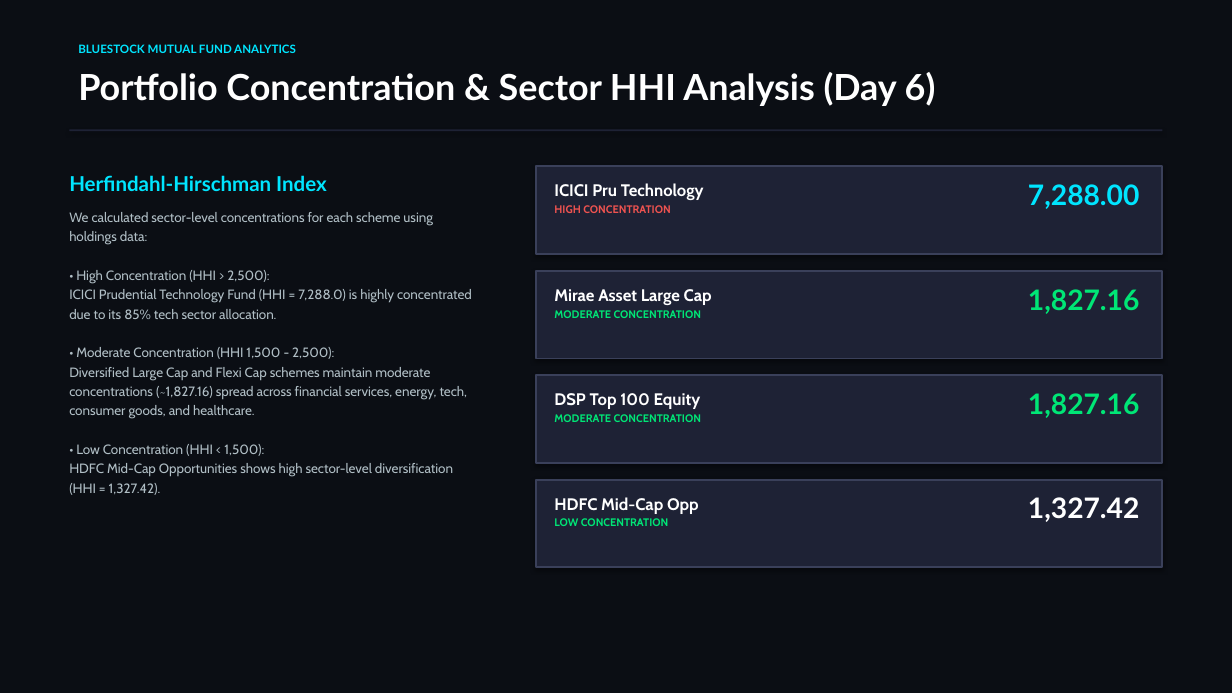
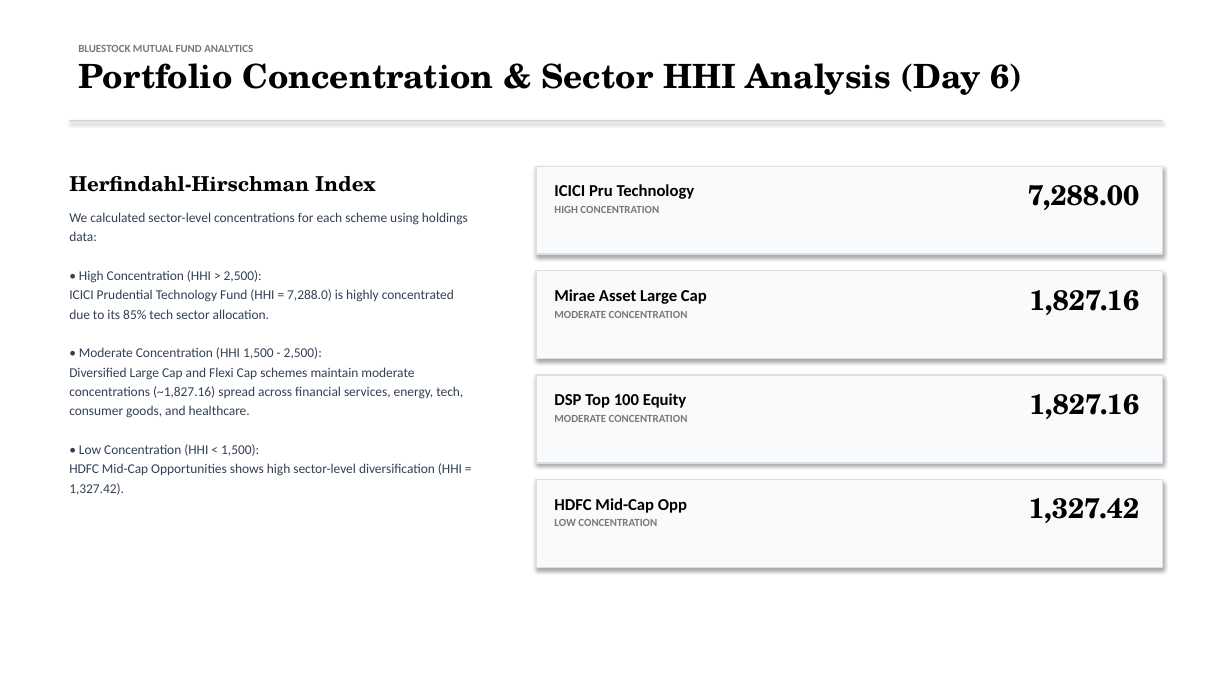
Before and after one commit to DHILEEPB/bluestock_mf_capstone, a slide deck: slide 8 of reports/Presentation.pptx. Drawn at 1232x693 pixels with LibreOffice and Linux fonts; fonts in the diff are those of the drawing. Boxes give left, top, right and bottom in pixels: in the first picture for what was removed or moved away, otherwise in the second. Text is boxed around its words. In the diff, an @@ line names an element or a change of style, - is before the commit and + after.

Commit message:
docs: restyle Presentation.pptx to match Urban Monochrome template style

```diff
--- a/reports/Presentation.pptx
+++ b/reports/Presentation.pptx
@@ background #0B0E14 to #FFFFFF @@
@@ text "BLUESTOCK MUTUAL FUND ANALYTICS" at bbox=[78, 45, 253, 52]: size 9 to 8.5 pt, font Lato to Calibri, text colour #00E5FF to #787878 @@
@@ text "Portfolio Concentration & Sector HHI ...": place and size @@
-text "Portfolio Concentration & Sector HHI ..." at bbox=[78, 72, 936, 106]
+text "Portfolio Concentration & Sector HHI ..." at bbox=[78, 63, 1023, 95]
@@ text "Portfolio Concentration & Sector HHI ..." at bbox=[78, 63, 1023, 95]: size 28 to 26 pt, font Lato to TeX Gyre Schola, text colour #FFFFFF to #000000 @@
@@ rectangle: place and size @@
-rectangle at bbox=[69, 129, 1163, 131]
+rectangle at bbox=[69, 120, 1163, 121]
@@ rectangle at bbox=[69, 120, 1163, 121]: fill #1E2235 to #D2D2D2 @@
@@ text "Herfindahl-Hirschman Index" at bbox=[69, 176, 468, 495]: font Lato to TeX Gyre Schola, text colour #00E5FF to #000000 in "Herfindahl-Hirschman Index"; font Cabin to Calibri, text colour #B0BEC5 to #334155 @@
@@ text "ICICI Pru Technology" at bbox=[554, 184, 695, 213]: font Cabin to Calibri; text colour #FFFFFF to #000000 in "ICICI Pru Technology"; text colour #EF5350 to #787878 in "HIGH CONCENTRATION" @@
@@ text "7,288.00" at bbox=[1028, 185, 1140, 210]: font Lato to TeX Gyre Schola, text colour #00E5FF to #000000 @@
@@ text "Mirae Asset Large Cap" at bbox=[554, 289, 707, 318]: font Cabin to Calibri; text colour #FFFFFF to #000000 in "Mirae Asset Large Cap"; text colour #00E676 to #787878 in "MODERATE CONCENTRATION" @@
@@ text "1,827.16" at bbox=[1029, 290, 1139, 315]: font Lato to TeX Gyre Schola, text colour #00E676 to #000000 @@
@@ text "DSP Top 100 Equity" at bbox=[554, 393, 688, 422]: font Cabin to Calibri; text colour #FFFFFF to #000000 in "DSP Top 100 Equity"; text colour #00E676 to #787878 in "MODERATE CONCENTRATION" @@
@@ text "1,827.16" at bbox=[1029, 394, 1139, 419]: font Lato to TeX Gyre Schola, text colour #00E676 to #000000 @@
@@ text "HDFC Mid-Cap Opp" at bbox=[554, 498, 687, 526]: font Cabin to Calibri; text colour #FFFFFF to #000000 in "HDFC Mid-Cap Opp"; text colour #00E676 to #787878 in "LOW CONCENTRATION" @@
@@ fill #1E2235 to #F8FAFC; outline #3A405A 1.5 pt to #DCE0E6 1 pt in 4 elements at bbox=[536, 166, 1163, 254], bbox=[536, 271, 1163, 359], bbox=[536, 375, 1163, 463], bbox=[536, 480, 1163, 567] @@
@@ text "1,327.42" at bbox=[1029, 498, 1140, 523]: font Lato to TeX Gyre Schola, text colour #FFFFFF to #000000 @@
```
Also in this commit, not shown: 11 other slides changed, 3 other files.
